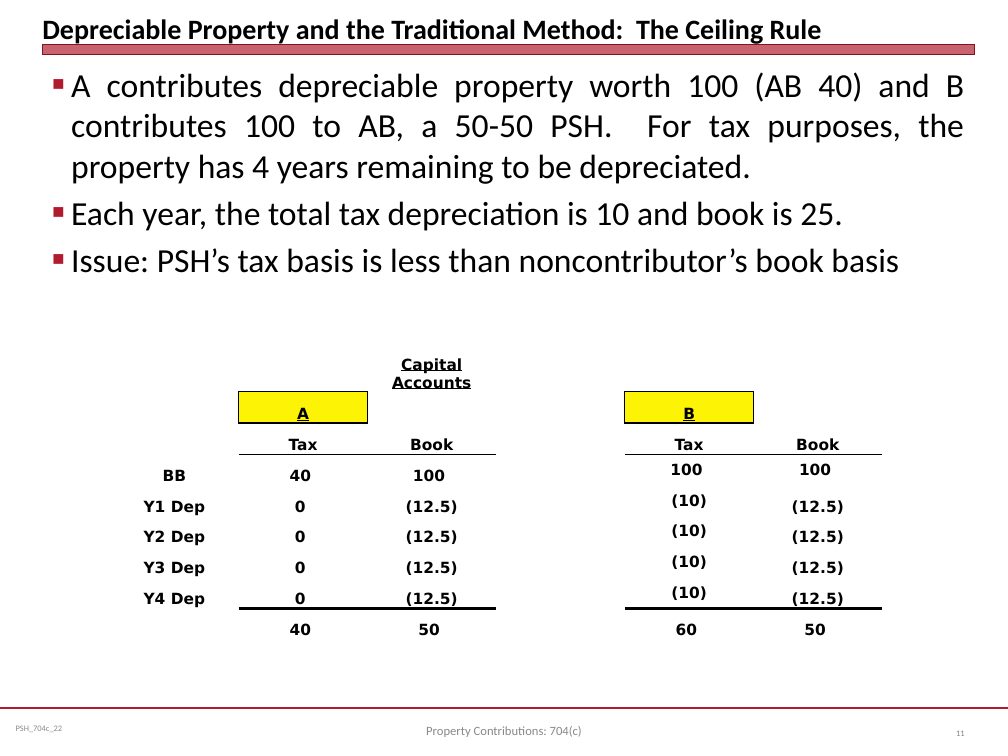
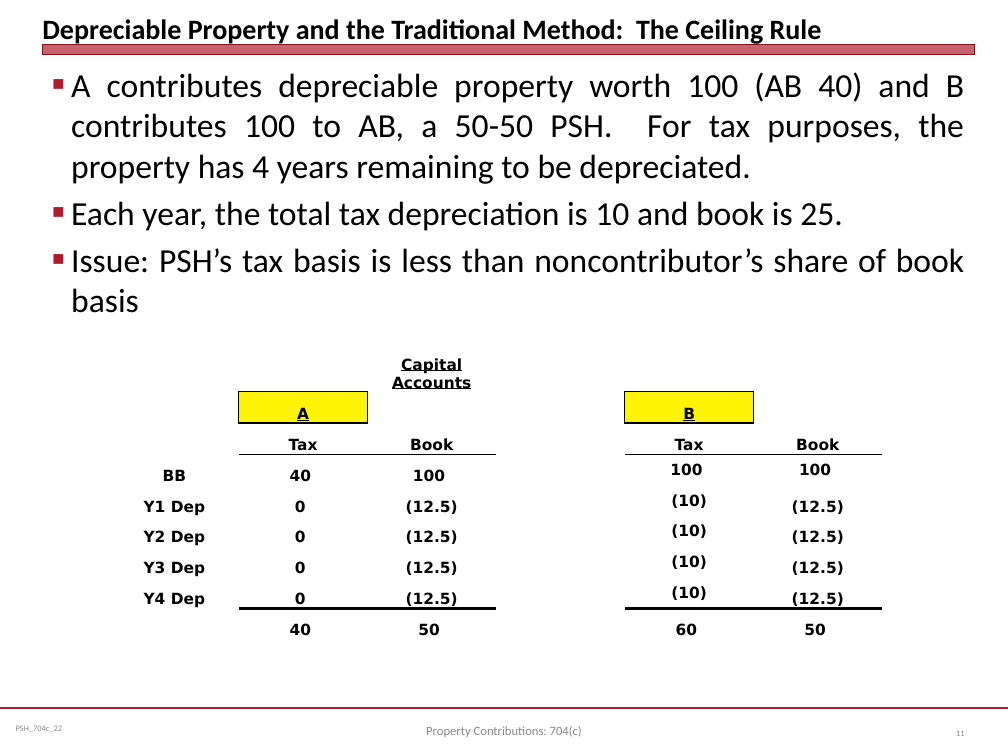
Before and after one commit to jmc877/Partnership-Tax, a slide deck: slide 11 of slides/PSH_704c_22.pptx. Drawn at 1008x756 pixels with LibreOffice and Linux fonts; fonts in the diff are those of the drawing. Boxes give left, top, right and bottom in pixels: in the first picture for what was removed or moved away, otherwise in the second. Text is boxed around its words. In the diff, an @@ line names an element or a change of style, - is before the commit and + after.

```diff
--- a/slides/PSH_704c_22.pptx
+++ b/slides/PSH_704c_22.pptx
@@ text at bbox=[71, 248, 964, 313]: text changed @@
-■ Issue: PSH’s tax basis is less than noncontributor’s book basis
+■ Issue: PSH’s tax basis is less than noncontributor’s share of book basis
```
Also in this commit, not shown: 3 other slides changed, 1 other file.
